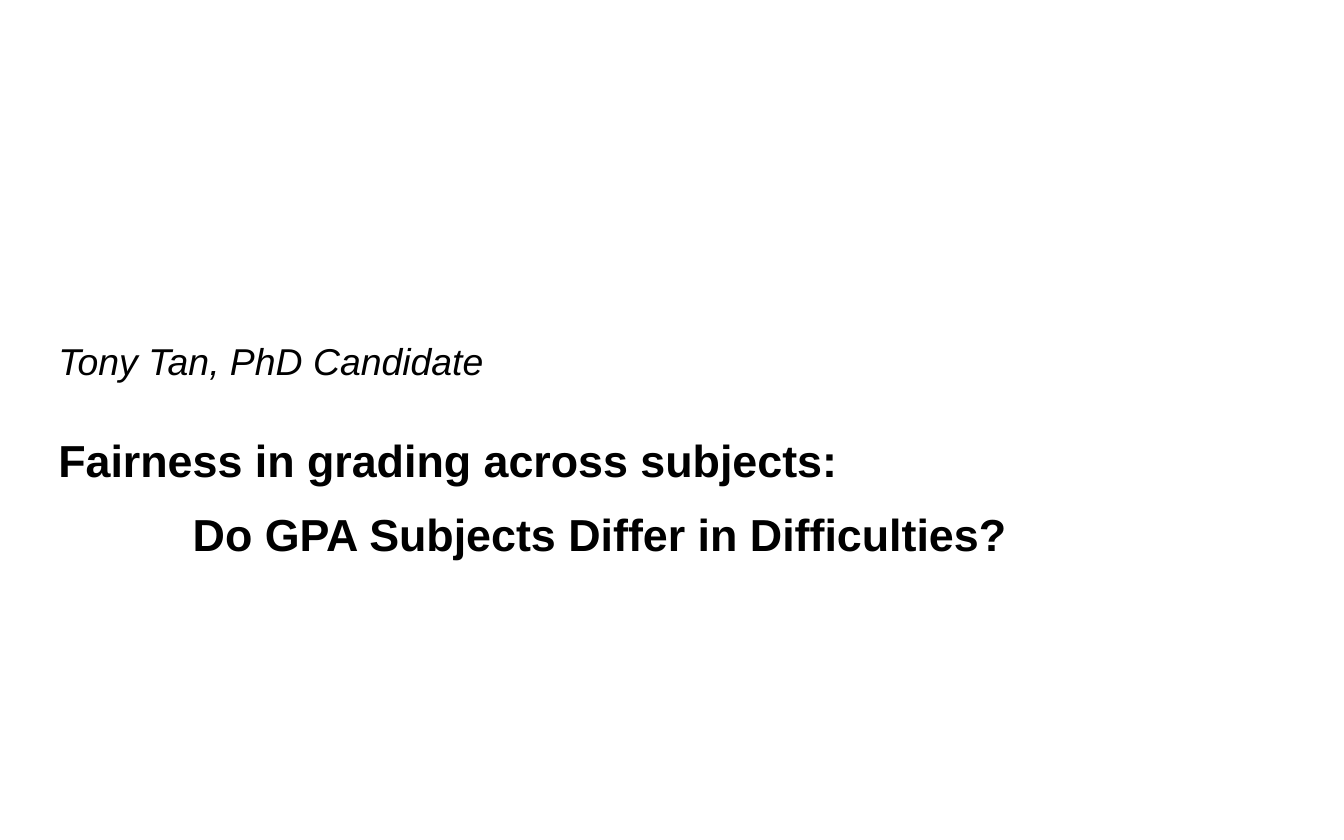
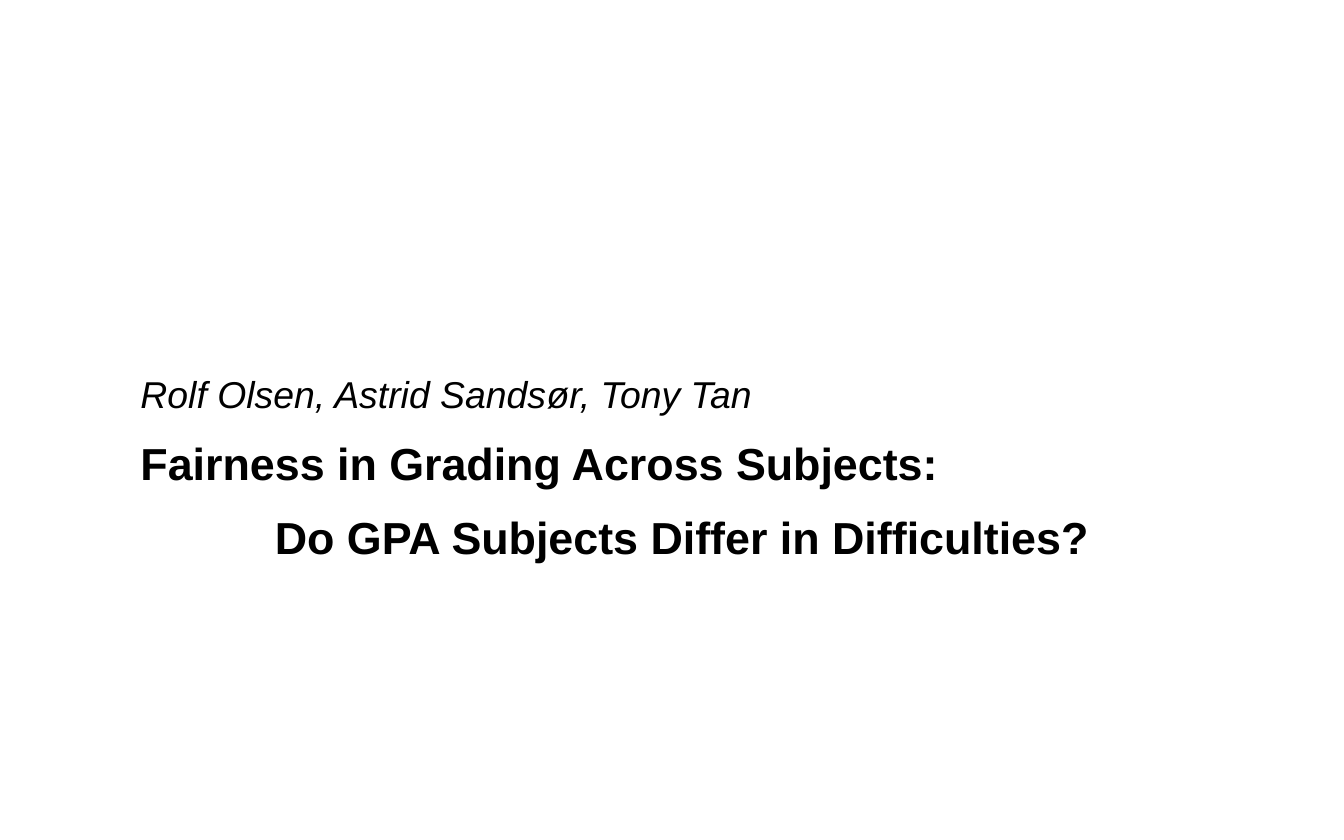
Before and after one commit to tonyctan/CEMO-PhD, a slide deck: slide 1 of Teaching/NERA_2022/Tony.pptx. Drawn at 1344x840 pixels with LibreOffice and Linux fonts; fonts in the diff are those of the drawing; background and template pictures are left out. Boxes give left, top, right and bottom in pixels: in the first picture for what was removed or moved away, otherwise in the second. Text is boxed around its words. In the diff, an @@ line names an element or a change of style, - is before the commit and + after.

```diff
--- a/Teaching/NERA_2022/Tony.pptx
+++ b/Teaching/NERA_2022/Tony.pptx
@@ title at (x1=140, y1=381, x2=752, y2=416): text changed @@
-Tony Tan, PhD Candidate
+Rolf Olsen, Astrid Sandsør, Tony Tan
@@ subtitle "Fairness in Grading Across Subjects:" moved from (x1=58, y1=444, x2=1006, y2=560) to (x1=140, y1=447, x2=1088, y2=563) @@
@@ subtitle at (x1=140, y1=447, x2=938, y2=489): text changed @@
-Fairness in grading across subjects:
+Fairness in Grading Across Subjects:
```
Also in this commit, not shown: 3 other slides changed, 3 slides added, 2 slides removed, 3 other files.
